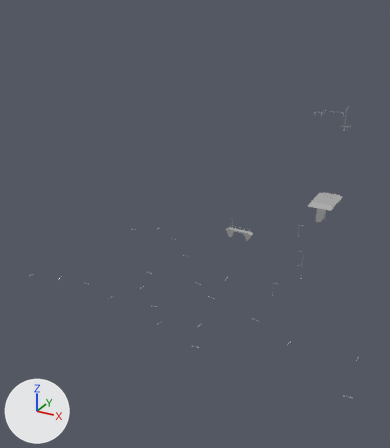
What one commit did to the glTF model WOTHAL-D29/models/streetLights.glb.
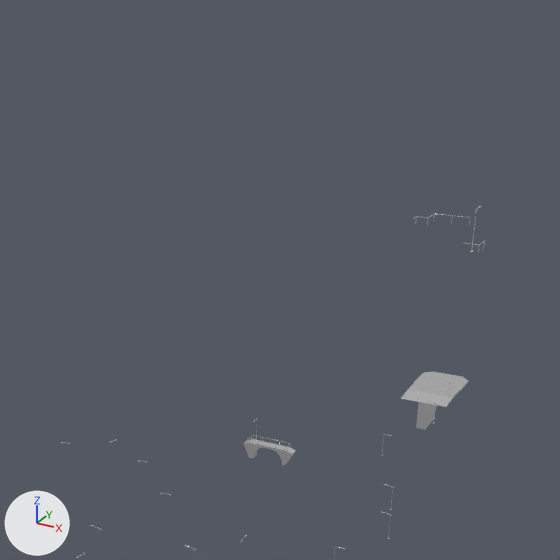
Each version is shown whole from a camera (50 mm lens) standing at (52.4, -171.0, 216.9) and looking at (-30.8, -19.7, 141.2), then close up on the part from 26% to 100% of the width and 0% to 65% of the height. Arrows for +X, +Y and +Z are at lower left; the lights stay in place. The first two pictures are the older version. Vertices at exactly the same position are counted once.

In view in the first close-up: 'streetLights'.
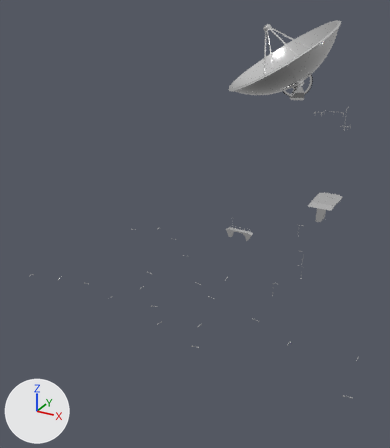
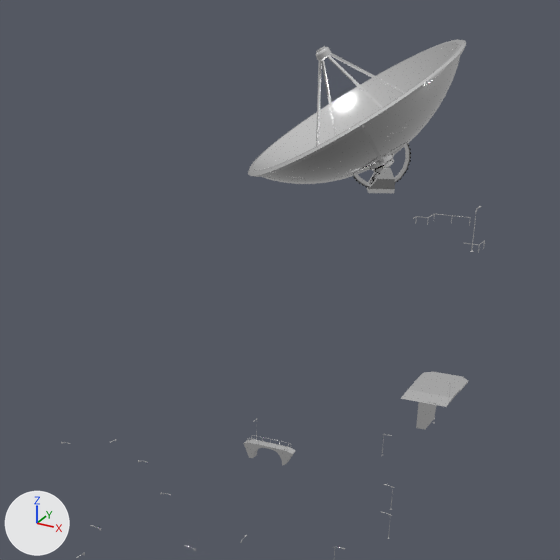
Changed parts and their boxes (x1, y1, x2, y2) in the close-ups (560 x 560 px):
'streetLights', reshaped: before (61, 206, 485, 558); after (61, 39, 485, 558)
part 1 of me_cube_004, added: after (248, 39, 466, 184)
part 2 of me_cube_004, added: after (352, 142, 411, 188)
part 3 of me_cube_004, added: after (316, 46, 405, 146)
part 4 of me_cube_004, added: after (367, 167, 395, 193)

Edits to the bpy script that builds the scene:
```text
Change me_cube_004:
    used by ob_streetlights; location = (0.0, 0.0, 0.0)
    remove me_cube_004.from_pydata(...)  # 11137 vertices, 22250 faces; spans x -68.8..37.1, y -69.0..73.3, z 119.2..193.3
    add me_cube_004.from_pydata(...)  # 13213 vertices, 26374 faces; spans x -68.8..37.1, y -72.7..73.3, z 119.2..210.6
    me_cube_004 part 1: a new loose piece of 1466 vertices spanning x 0.6..23.4, y -72.7..-47.1, z 195.6..210.6
    me_cube_004 part 2: a new loose piece of 246 vertices spanning x 12.0..18.1, y -60.1..-57.0, z 195.1..200.8, in mat_metal
    me_cube_004 part 3: a new loose piece of 216 vertices spanning x 8.1..19.5, y -64.7..-53.4, z 196.7..210.0
    me_cube_004 part 4: a new loose piece of 68 vertices spanning x 13.4..17.2, y -60.5..-56.0, z 195.0..197.7, in mat_metal
    other edits to the shape of me_cube_004 do not show in these pictures
```
